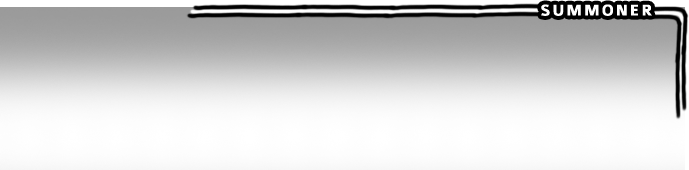
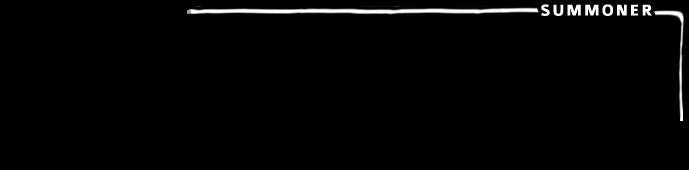
Comparing the layer stacks of the two 689x170 images. Changes:
removed layer "Layer 1" over [0, 0, 689, 170]
